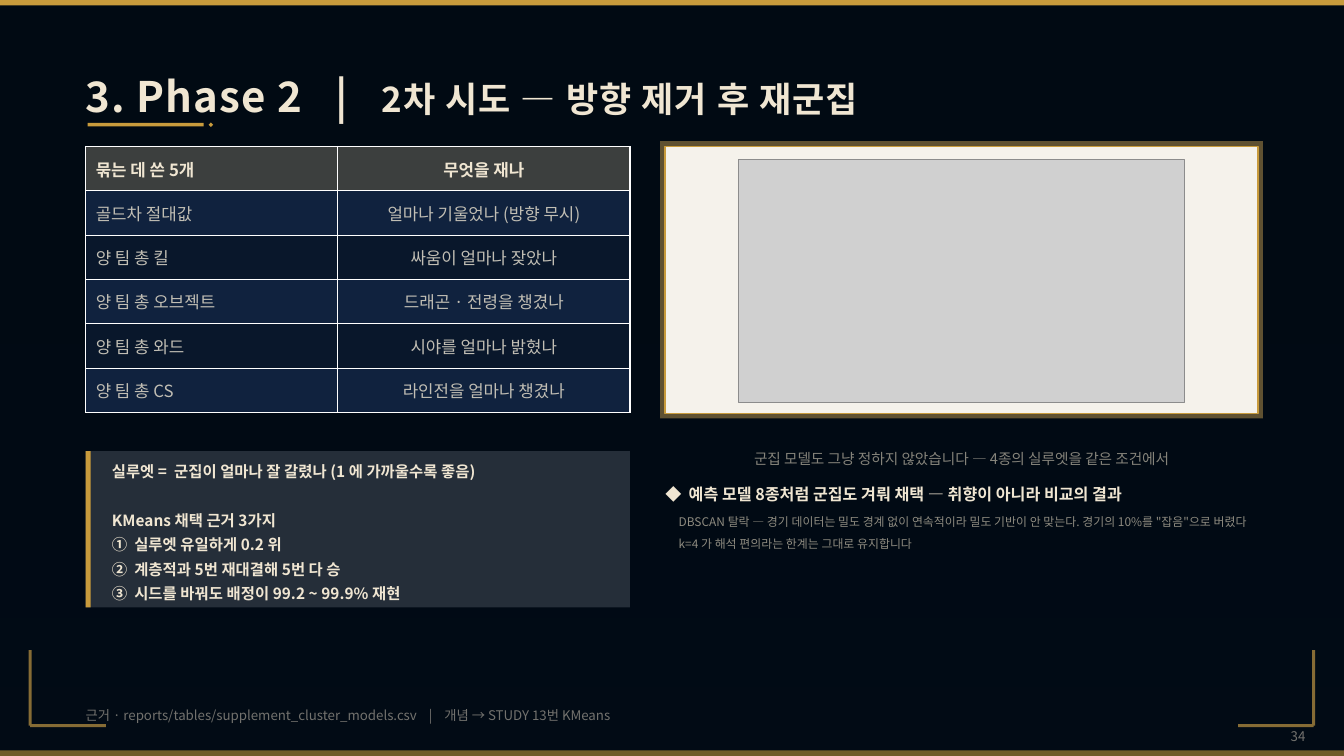
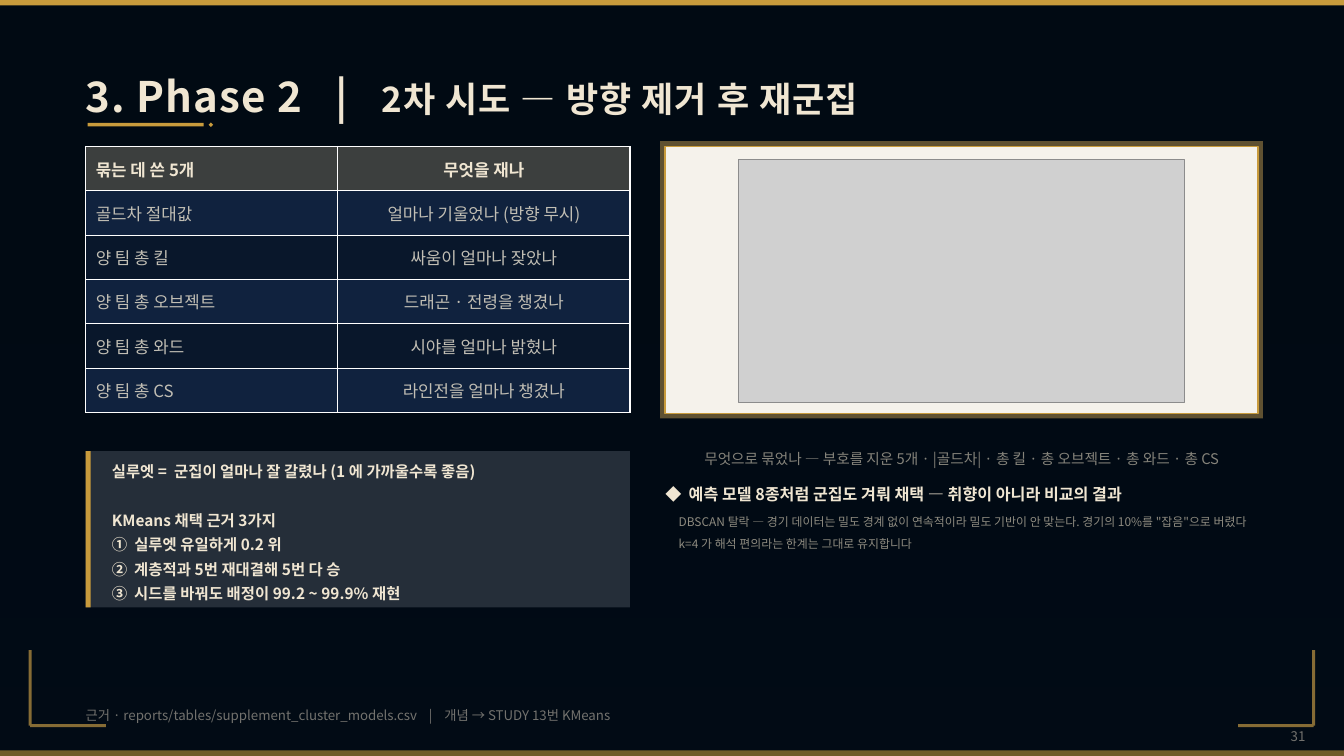
Before and after one commit to wpalswpa/project2608, a slide deck: slide 31 of 4조(십분컷)_미니2프로젝트_LoL 인게임 시점별 경기 데이터 기반 승패 예측 및 핵심 승리요인 분석_발표자료.pptx (slide 34 before the commit). Drawn at 1344x756 pixels with LibreOffice and Linux fonts; fonts in the diff are those of the drawing; grey boxes stand for pictures; background and template pictures are left out. Boxes give left, top, right and bottom in pixels: in the first picture for what was removed or moved away, otherwise in the second. Text is boxed around its words. In the diff, an @@ line names an element or a change of style, - is before the commit and + after.

```diff
--- a/4조(십분컷)_미니2프로젝트_LoL 인게임 시점별 경기 데이터 기반 승패 예측 및 핵심 승리요인 분석_발표자료.pptx
+++ b/4조(십분컷)_미니2프로젝트_LoL 인게임 시점별 경기 데이터 기반 승패 예측 및 핵심 승리요인 분석_발표자료.pptx
@@ text at (704, 452, 1219, 468): text changed @@
-군집 모델도 그냥 정하지 않았습니다 — 4종의 실루엣을 같은 조건에서
+무엇으로 묶었나 — 부호를 지운 5개 · |골드차| · 총 킬 · 총 오브젝트 · 총 와드 · 총 CS
@@ page number at (1291, 731, 1306, 741): text changed @@
-34
+31
```
Also in this commit, not shown: 5 other slides changed, 3 slides removed, 1 other file.
